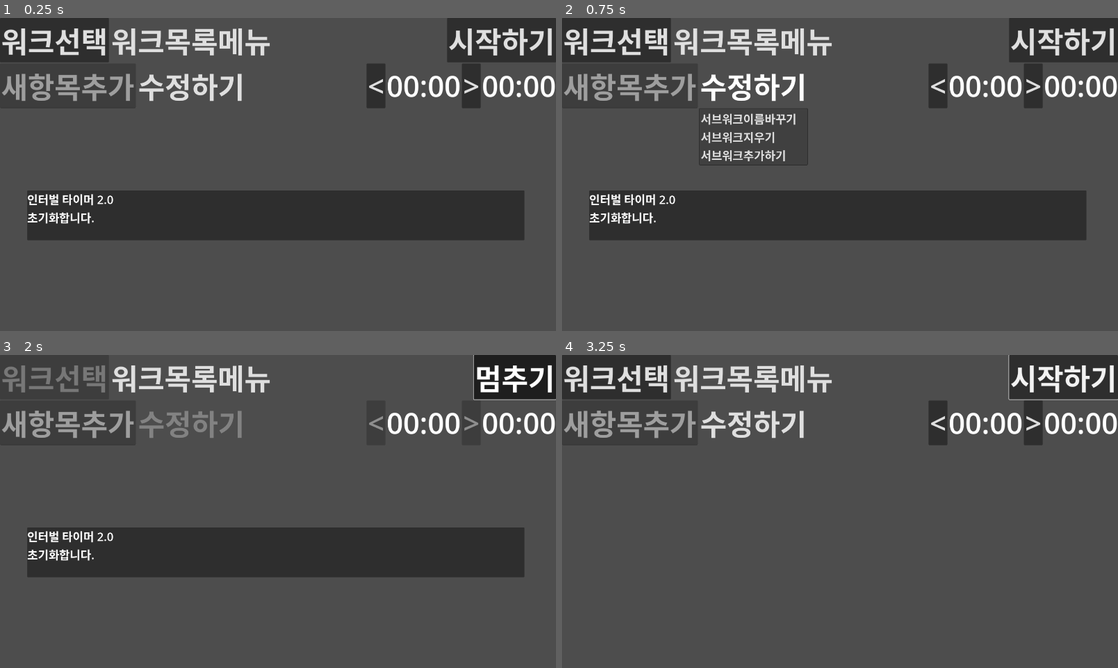
Above: before the commit, frames 1-4 (two rows, left to right).
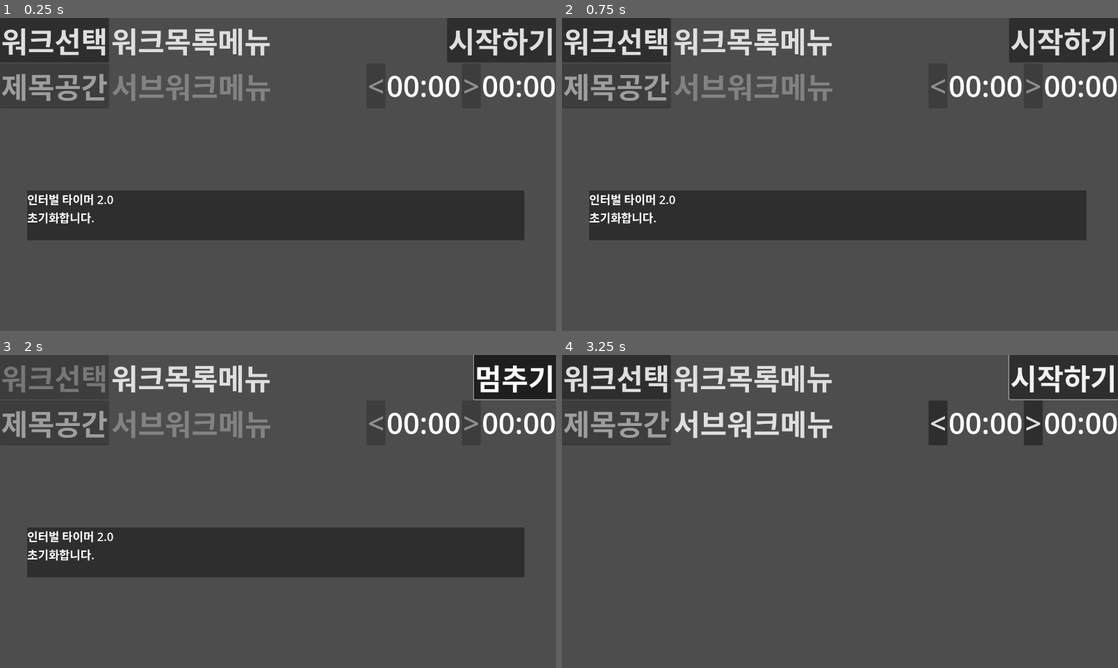
Above: after the commit, the same moments.

Repository: kasworld/maranic
Game: Godot game, scene res://main.tscn
Two runs of this game, one before a commit and one after it. Both use one fixed random seed, a clock stepped at 60 frames per second and the inputs below.
Inputs (mouse positions are in pixels of both pictures, inside the frame that each line leads up to):
- Up to frame 1 (0.25 s): no input
- Up to frame 2 (0.75 s): click (751, 86) at 0.5 s, where only the run before the commit has a clickable "수정하기"
- Up to frame 3 (2 s): click "시작하기" at 1.25 s
- Up to frame 4 (3.25 s): click "워크목록메뉴" at 2 s; click "수정하기" (after the commit: "서브워크메뉴") at 2.75 s

The runs differ from the first frame. In frame 1, 1.9% of the frame differs, in the area x 0-86%, y 17-27%; in frame 2, 2.7%, in the area x 0-86%, y 17-48%; in frame 3, 1.5%; in frame 4, 1.6%.
Error before the commit: Invalid access to property or key 'second' on a base object of type 'Nil'. (res://subwork_node.gd:25)
Error after the commit: Invalid access to property or key 'second' on a base object of type 'Nil'. (res://subwork_node.gd:32)

Commit message:
fix state change

Diff:
--- a/main.gd
+++ b/main.gd
@@ -24,7 +24,7 @@
 	CmdMenuButton.get_popup().theme = preload("res://menulist_theme.tres")
 	reset_work_list()
 	work_list2work_list_menu()
-
+	FirstSubWorkNode.disable_buttons(true)
 	FirstSubWorkNode.add_subwork.connect(_on_work_container_add_subwork)
 	FirstSubWorkNode.del_subwork.connect(_on_work_container_del_subwork)
 
@@ -127,8 +127,11 @@
 	subwork_nodes = [
 		FirstSubWorkNode
 	]
+	FirstSubWorkNode.disable_buttons(true)
+	FirstSubWorkNode.reset()
 
 func make_subwork_nodes(wk :WorkList.Work)->void:
+	FirstSubWorkNode.disable_buttons(false)
 	for i in wk.subwork_list.size()-1:
 		var wn = work_scene.instantiate()
 		wn.focus_mode = Control.FOCUS_ALL
--- a/subwork_node.gd
+++ b/subwork_node.gd
@@ -11,6 +11,13 @@
 	subwork_index = i
 	subwork = sw
 	$NameEdit.text = subwork.name
+
+func reset()->void:
+	subwork_index = -1
+	subwork = null
+	$SecLabel.text = "00:00"
+	$SecRemainLabel.text = "00:00"
+	$NameEdit.text = ""
 
 func update_time_labels()->void:
 	$SecLabel.text = subwork.second2text(subwork.second)
@@ -33,10 +40,10 @@
 		return false # not success
 	return true
 
+
 # Called when the node enters the scene tree for the first time.
 func _ready() -> void:
 	$MenuButton.get_popup().theme = preload("res://menulist_theme.tres")
-	pass # Replace with function body.
 
 func _on_menu_button_toggled(button_pressed: bool) -> void:
 	if button_pressed: # list opened
--- a/subwork_node.tscn
+++ b/subwork_node.tscn
@@ -15,14 +15,14 @@
 [node name="NameEdit" type="LineEdit" parent="."]
 layout_mode = 2
 theme = ExtResource("2_dbx7h")
-placeholder_text = "새항목추가"
+placeholder_text = "제목공간"
 editable = false
 expand_to_text_length = true
 
 [node name="MenuButton" type="MenuButton" parent="."]
 layout_mode = 2
 theme = ExtResource("3_u1yx1")
-text = "수정하기"
+text = "서브워크메뉴"
 item_count = 3
 popup/item_0/text = "서브워크이름바꾸기"
 popup/item_0/id = 0
Not shown, changed: export_presets.cfg
